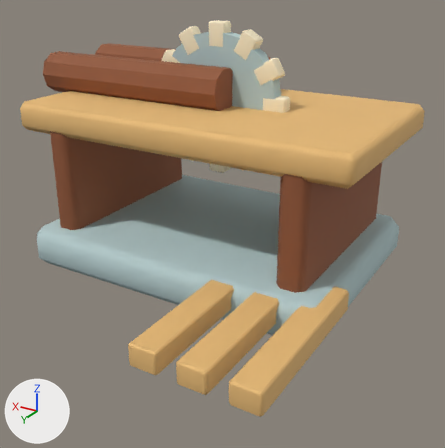
One commit to the glTF model source/assets/models/sawmill.glb: the scene before it, then after it.
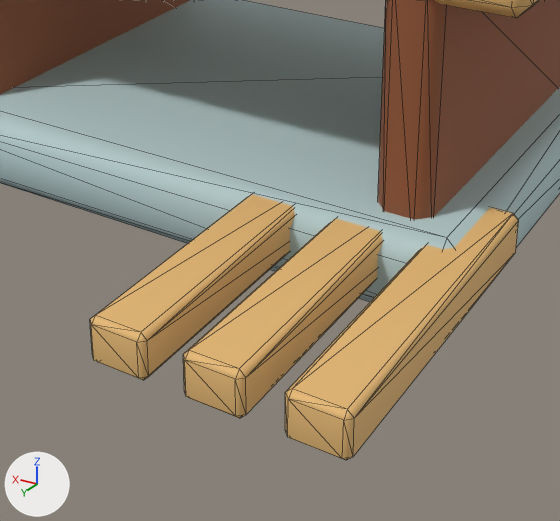
Each version appears first whole from a 50 mm lens placed at (-1.74, 2.872, 1.661), pointed at (-0.197, 0.3, 0.375), and next in a close-up on the part from 18% to 83% of the width and 40% to 100% of the height. The axes (+X, +Y, +Z) are drawn at lower left. The lights are the same throughout. The older version's two pictures come first. The close-ups show mesh edges as thin lines. Where no turn or scale is listed for an object, it has been applied to the vertices.

In view in the first close-up: 'Leg', 'Leg.001', 'Output plank', 'Output plank.001', 'Output plank.002', 'Platform', 'Table'.
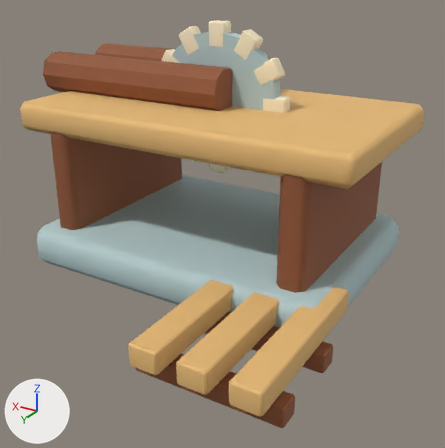
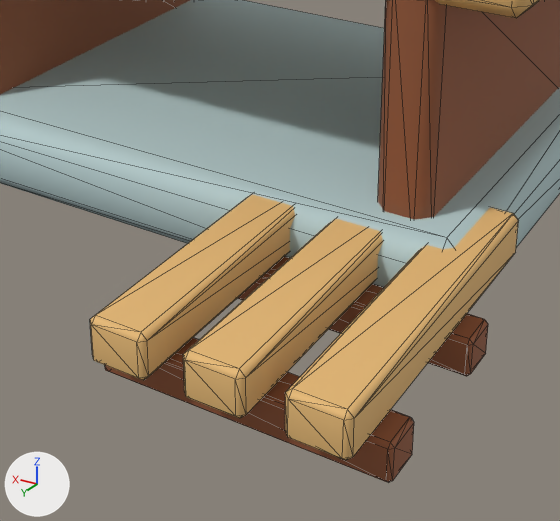
Patch to the scene script:
```diff
--- a/source/assets/models/sawmill.glb.py
+++ b/source/assets/models/sawmill.glb.py
@@ me_cube_125 @@
+me_cube_125.from_pydata(...)  # 24 vertices, 44 faces; spans x -0.36..0.36, y -0.055..0.055, z -0.05..0.05
+me_cube_125.materials.append(mat_toasted_cedar)  # brown #915636
@@ ob_timber_bearer_001 @@
+ob_timber_bearer_001 = bpy.data.objects.new('Timber bearer.001', me_cube_125)
+ob_timber_bearer_001.location = (-0.62, 1.1, 0.05)
@@ ob_timber_bearer @@
+ob_timber_bearer = bpy.data.objects.new('Timber bearer', me_cube_125.copy())
+ob_timber_bearer.location = (-0.62, 0.7, 0.05)
```

Pixel boxes [x1, y1, x2, y2] of what changed, in the close-ups (560 x 521 px):
'Timber bearer.001', added (brown)
    after: [105, 338, 414, 483]
'Timber bearer', added
    after: [238, 256, 488, 376]
